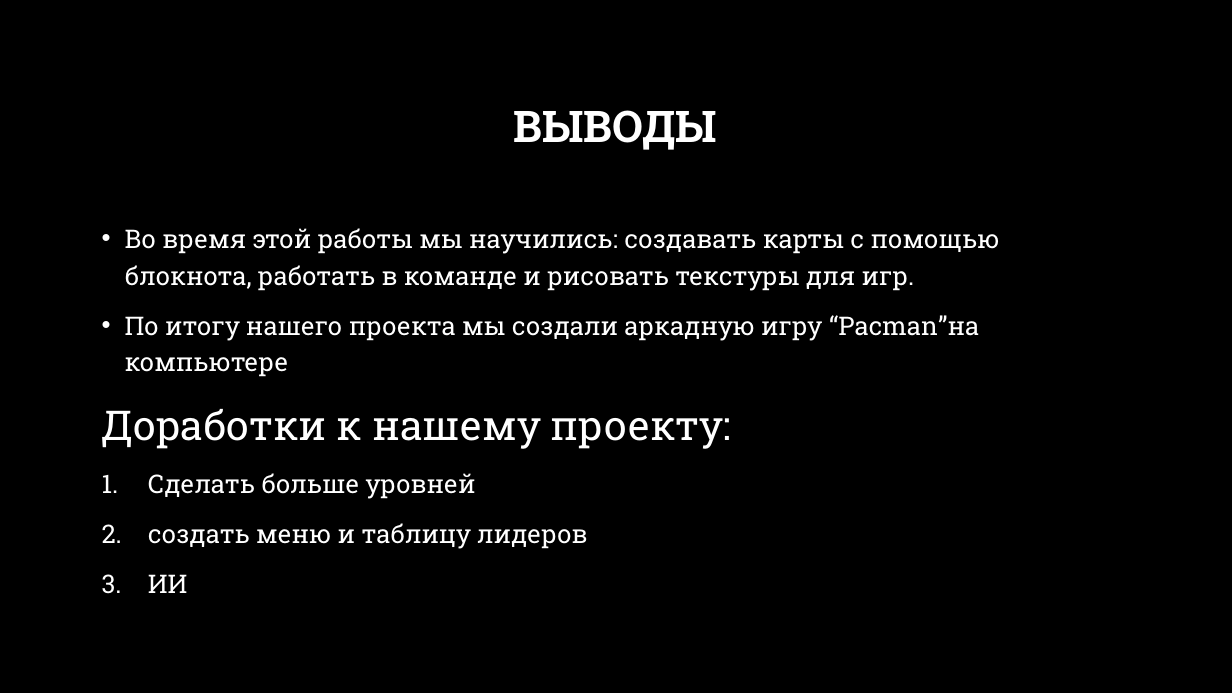
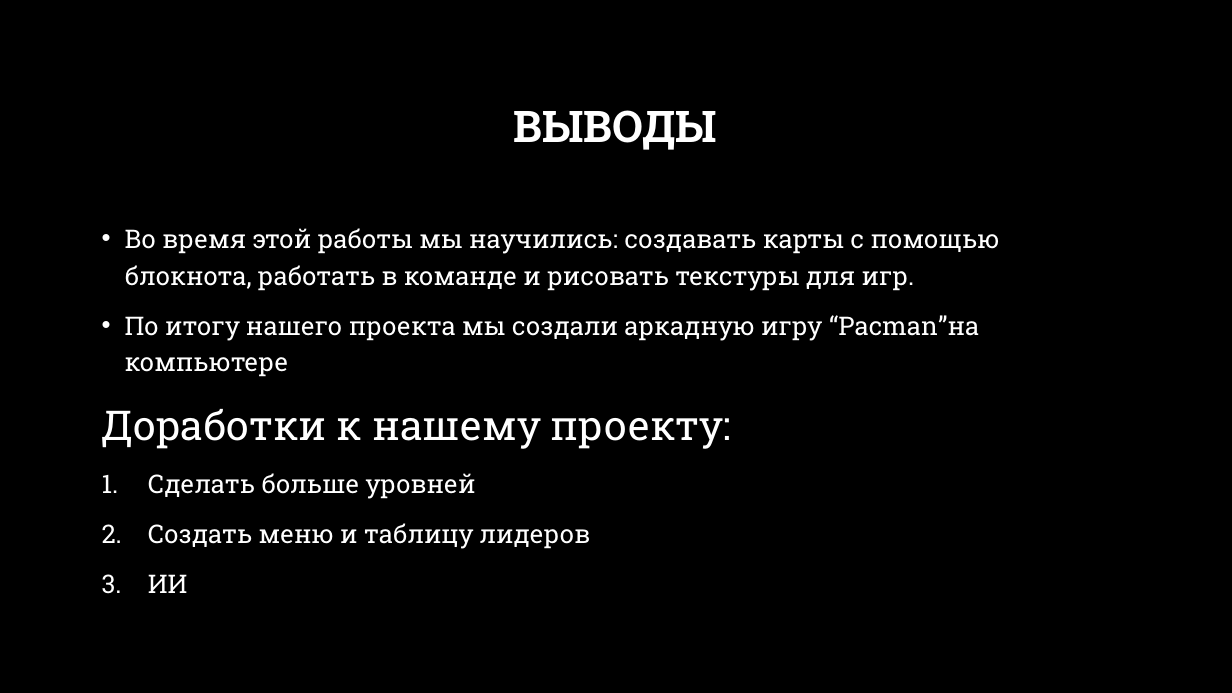
Before and after one commit to Podlesnyh4Dima/pacman, a slide deck: slide 4 of Pacman презентация (1).pptx. Drawn at 1232x693 pixels with LibreOffice and Linux fonts; fonts in the diff are those of the drawing; background and template pictures are left out. Boxes give left, top, right and bottom in pixels: in the first picture for what was removed or moved away, otherwise in the second. Text is boxed around its words. In the diff, an @@ line names an element or a change of style, - is before the commit and + after.

```diff
--- a/Pacman презентация (1).pptx
+++ b/Pacman презентация (1).pptx
@@ text at (x1=148, y1=523, x2=591, y2=549): text changed @@
-2. создать меню и таблицу лидеров
+2. Создать меню и таблицу лидеров
```
Also in this commit, not shown: 2 other slides changed.
